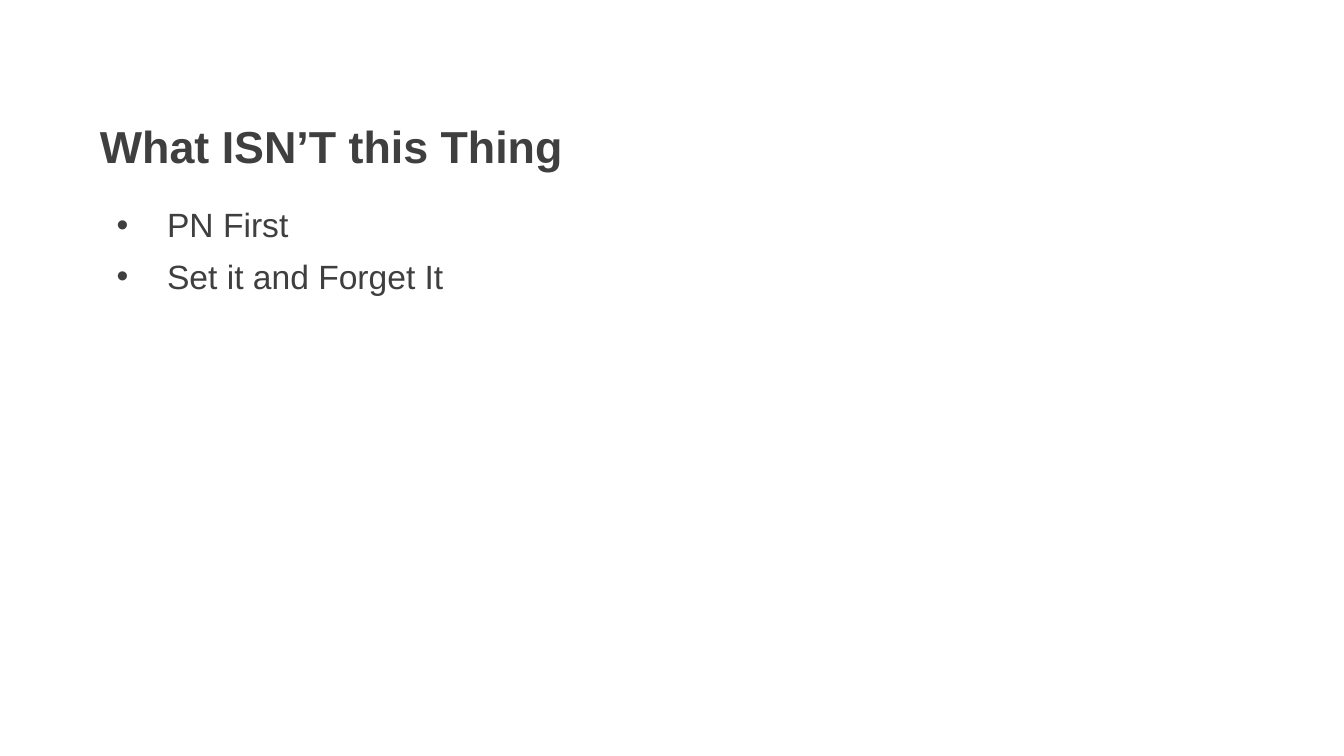
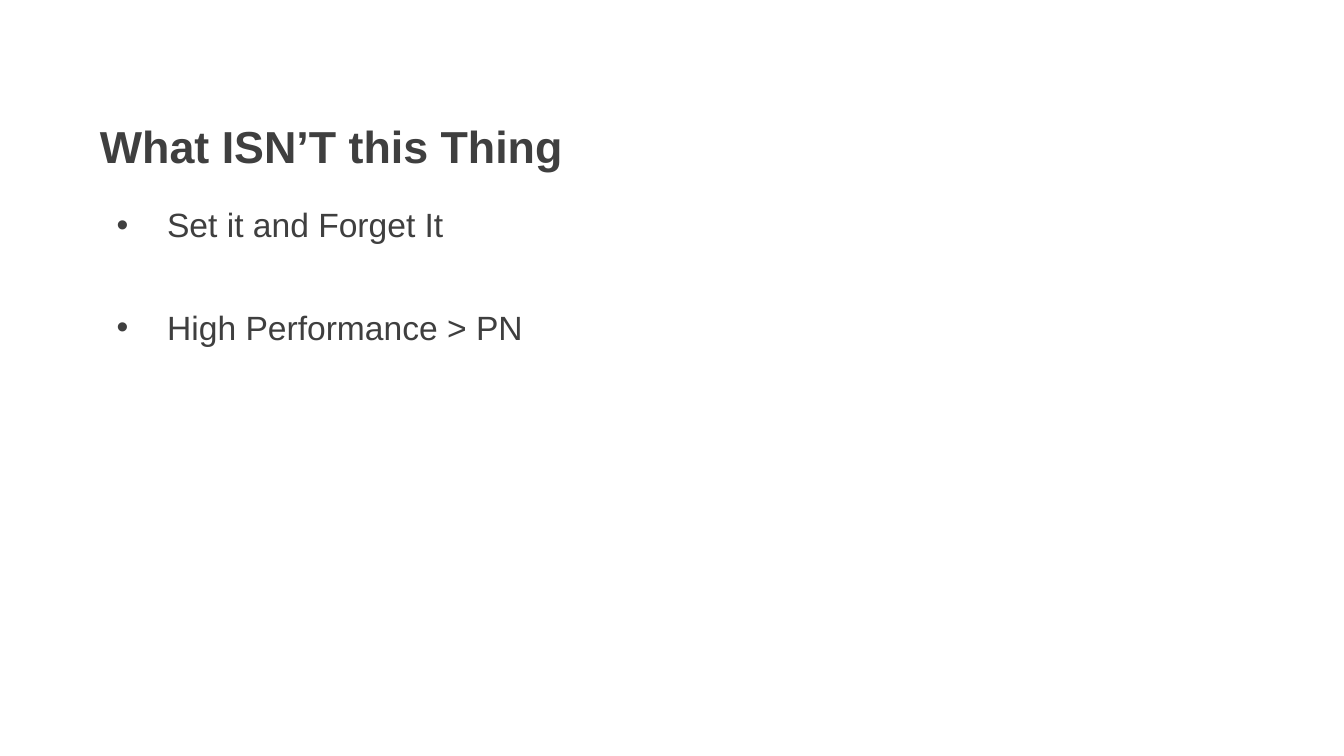
Before and after one commit to AKates717/CSI-Pacific-RTP, a slide deck: slide 8 of RTP Resources/RTP_L&L_2026.pptx (slide 5 before the commit). Drawn at 1344x756 pixels with LibreOffice and Linux fonts; fonts in the diff are those of the drawing; background and template pictures are left out. Boxes give left, top, right and bottom in pixels: in the first picture for what was removed or moved away, otherwise in the second. Text is boxed around its words. In the diff, an @@ line names an element or a change of style, - is before the commit and + after.

```diff
--- a/RTP Resources/RTP_L&L_2026.pptx
+++ b/RTP Resources/RTP_L&L_2026.pptx
@@ text at (x1=167, y1=212, x2=288, y2=238): paragraph removed @@
-• PN First
@@ text at (x1=167, y1=315, x2=523, y2=347): paragraph added @@
+• High Performance > PN
```
Also in this commit, not shown: 6 other slides changed, 3 slides added, 16 other files.
